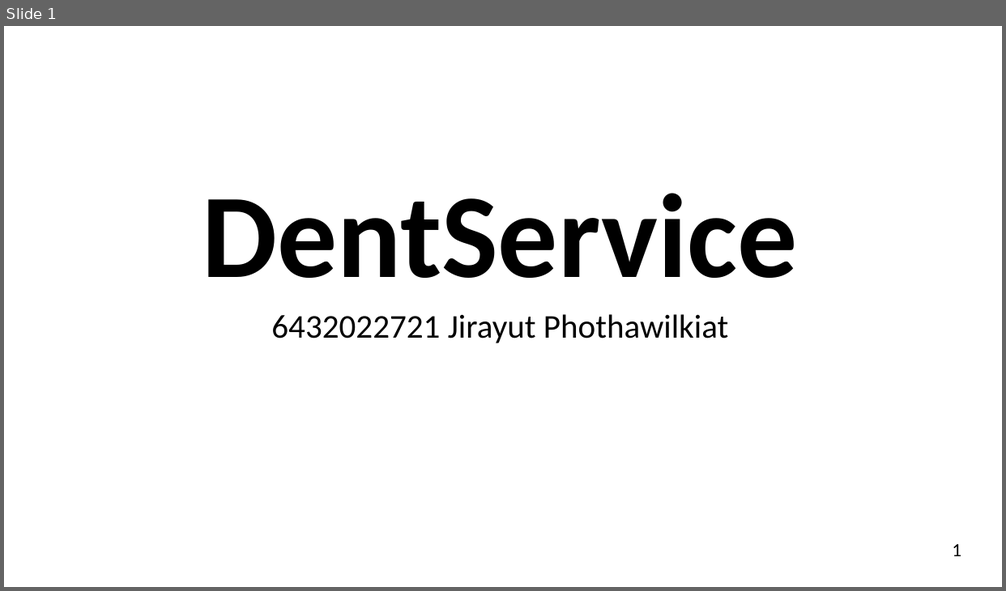
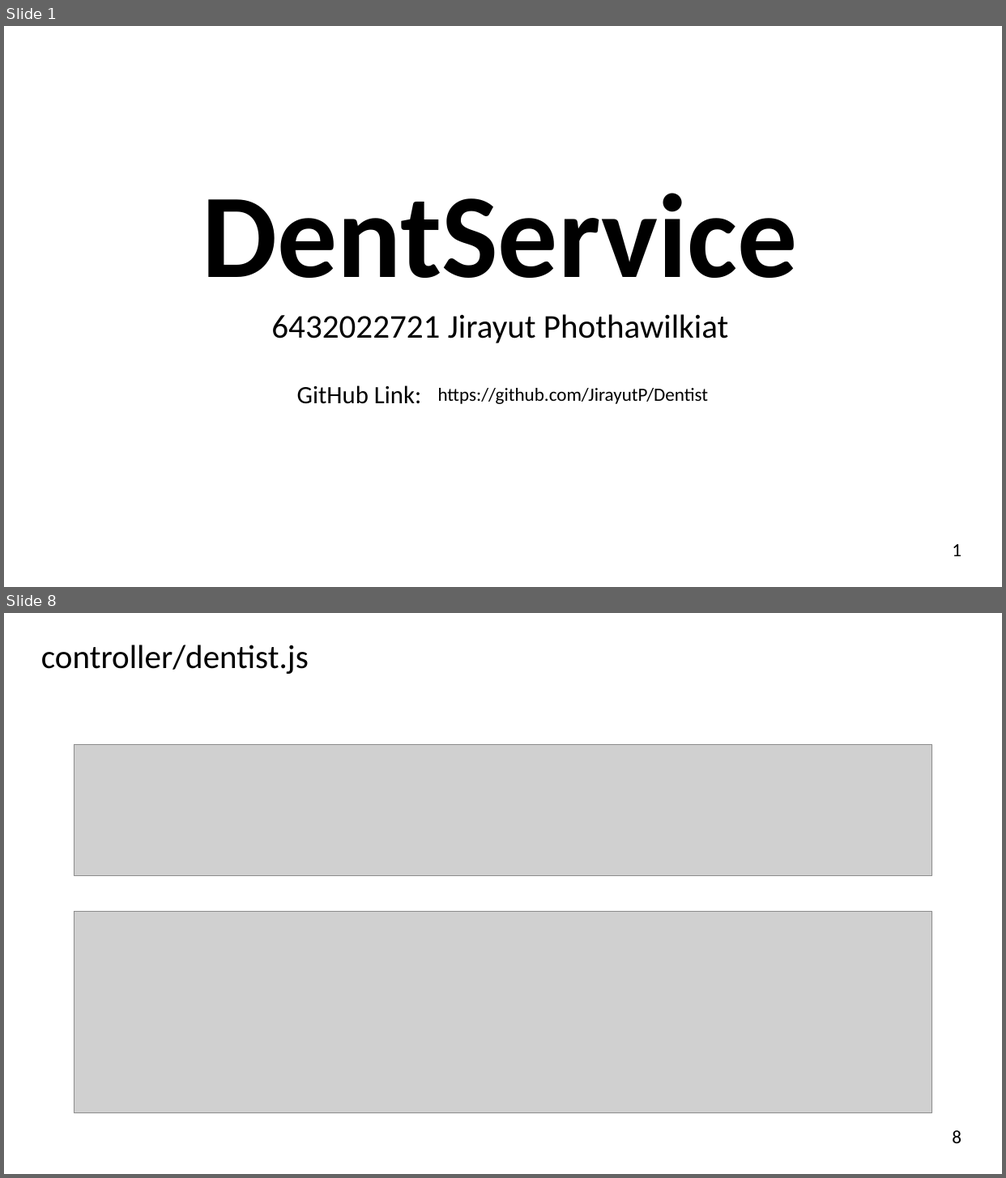
Before and after one commit to JirayutP/Dentist, a slide deck: งานนำเสนอ1.pptx. Shown one above the other, each under a label of ours: slide 1 before the commit, slides 1 and 8 after it; the slides between them are not shown. The pictures are 1006x591 and 1006x1178 pixels, drawn with LibreOffice and Linux fonts; fonts in the diff are those of the drawing; grey boxes stand for pictures. Boxes give left, top, right and bottom in pixels: in the first picture for what was removed or moved away, otherwise in the second. Text is boxed around its words. In the diff, an @@ line names an element or a change of style, - is before the commit and + after.

```diff
--- a/งานนำเสนอ1.pptx
+++ b/งานนำเสนอ1.pptx
@@ slide 8 added at <box>4,613,1002,1174</box>, background #FFFFFF @@
@@ text added at <box>41,645,309,674</box>, 32 pt, text #000000 @@
+controller/dentist.js
@@ picture added at <box>74,745,931,875</box> @@
@@ picture added at <box>74,912,931,1114</box> @@
@@ text added at <box>952,1131,961,1144</box>, 18 pt, text #000000 @@
+8
@@ slide 1 changed as well @@
@@ text added at <box>297,386,421,404</box>, 24 pt, text #000000 @@
+GitHub Link:
@@ text added at <box>438,388,709,404</box>, 18 pt, text #000000 @@
+https://github.com/JirayutP/Dentist
```
Also in this commit, not shown: 11 other slides changed, 7 other slides added, 1 other file.
